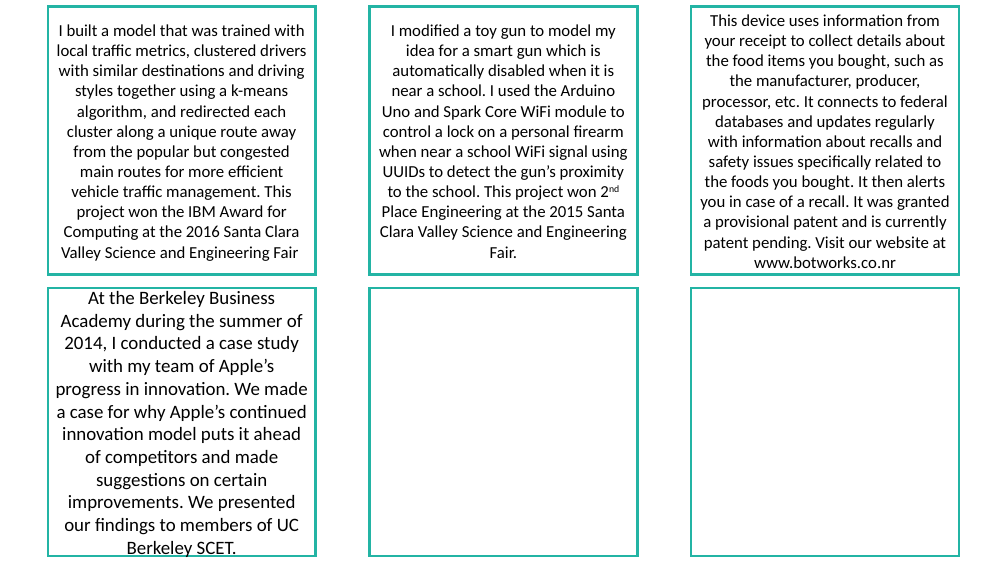
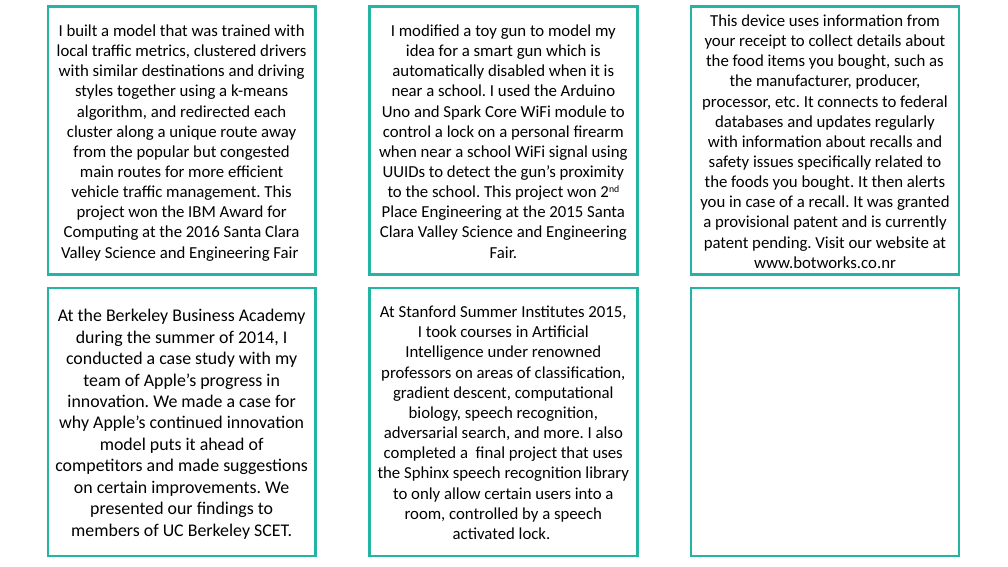
Before and after one commit to pransudash/pransudash.github.io, a slide deck: slide 3 of portfolio_img/portfolio.pptx. Drawn at 1008x567 pixels with LibreOffice and Linux fonts; fonts in the diff are those of the drawing. Boxes give left, top, right and bottom in pixels: in the first picture for what was removed or moved away, otherwise in the second. Text is boxed around its words. In the diff, an @@ line names an element or a change of style, - is before the commit and + after.

Commit message:
projects update

```diff
--- a/portfolio_img/portfolio.pptx
+++ b/portfolio_img/portfolio.pptx
@@ rectangle "At the Berkeley Business Academy ..." at [48,288,315,556]: size 18 to 17 pt @@
@@ text in rectangle at [378,305,628,539]: text added @@
+At Stanford Summer Institutes 2015, I took courses in Artificial Intelligence under renowned professors on areas of classification, gradient descent, computational biology, speech recognition, adversarial search, and more. I also completed a final project that uses the Sphinx speech recognition library to only allow certain users into a room, controlled by a speech activated lock.
```
Also in this commit, not shown: 1 other file.
